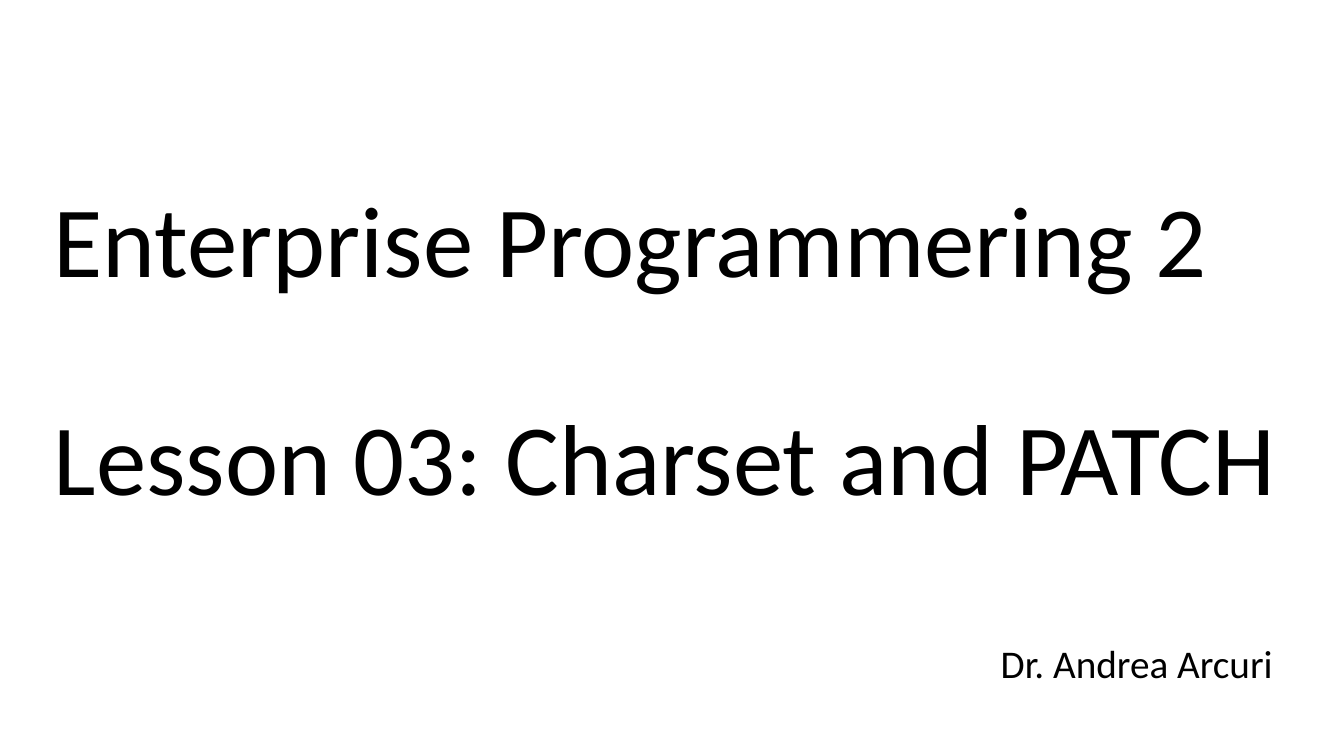
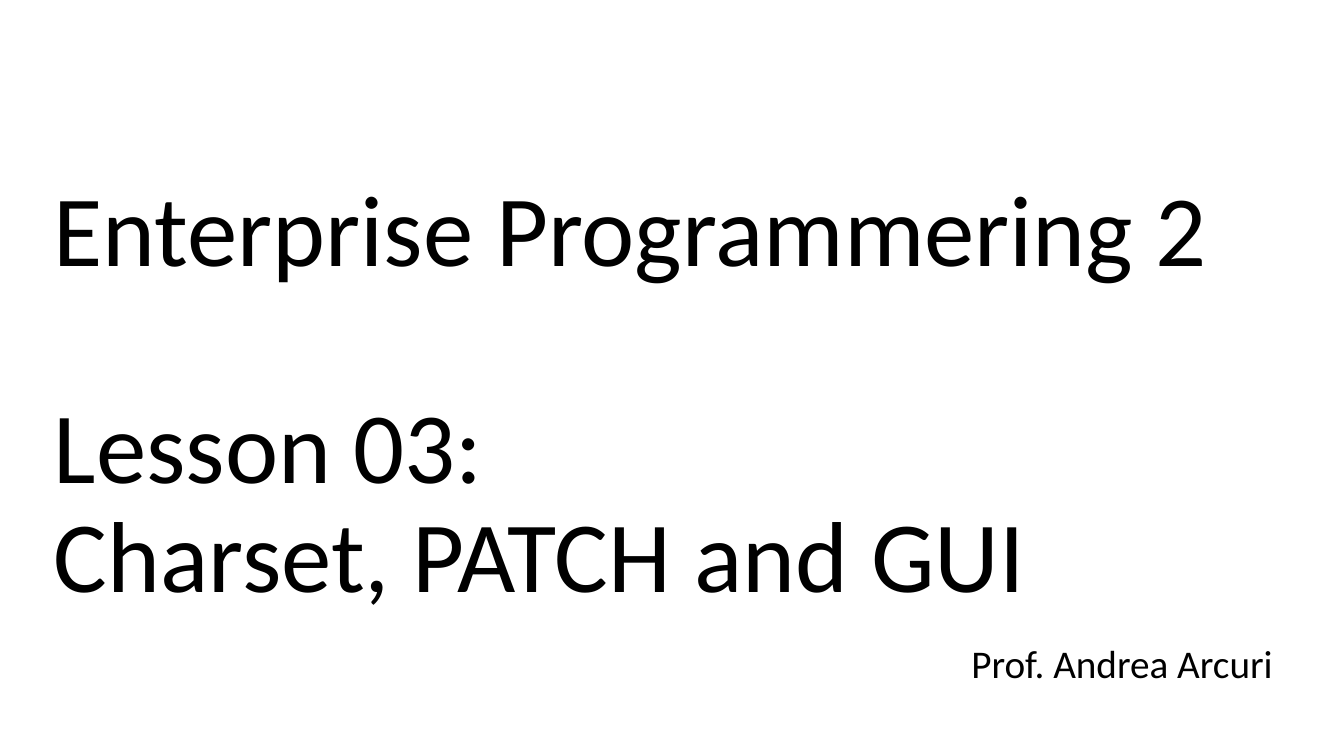
Before and after one commit to arcuri82/testing_security_development_enterprise_systems, a slide deck: slide 1 of doc/advanced/slides/lesson_03.pptx. Drawn at 1344x756 pixels with LibreOffice and Linux fonts; fonts in the diff are those of the drawing. Boxes give left, top, right and bottom in pixels: in the first picture for what was removed or moved away, otherwise in the second. Text is boxed around its words. In the diff, an @@ line names an element or a change of style, - is before the commit and + after.

Commit message:
updated lesson 03

```diff
--- a/doc/advanced/slides/lesson_03.pptx
+++ b/doc/advanced/slides/lesson_03.pptx
@@ title at box(54, 196, 1207, 605): text changed @@
-Enterprise Programmering 2
-Lesson 03: Charset and PATCH
+Enterprise Programmering 2
+Lesson 03:
+Charset, PATCH and GUI
@@ subtitle at box(971, 650, 1272, 679): text changed @@
-Dr. Andrea Arcuri
+Prof. Andrea Arcuri
```
Also in this commit, not shown: 5 other slides changed, 9 slides added, 2 other files.
